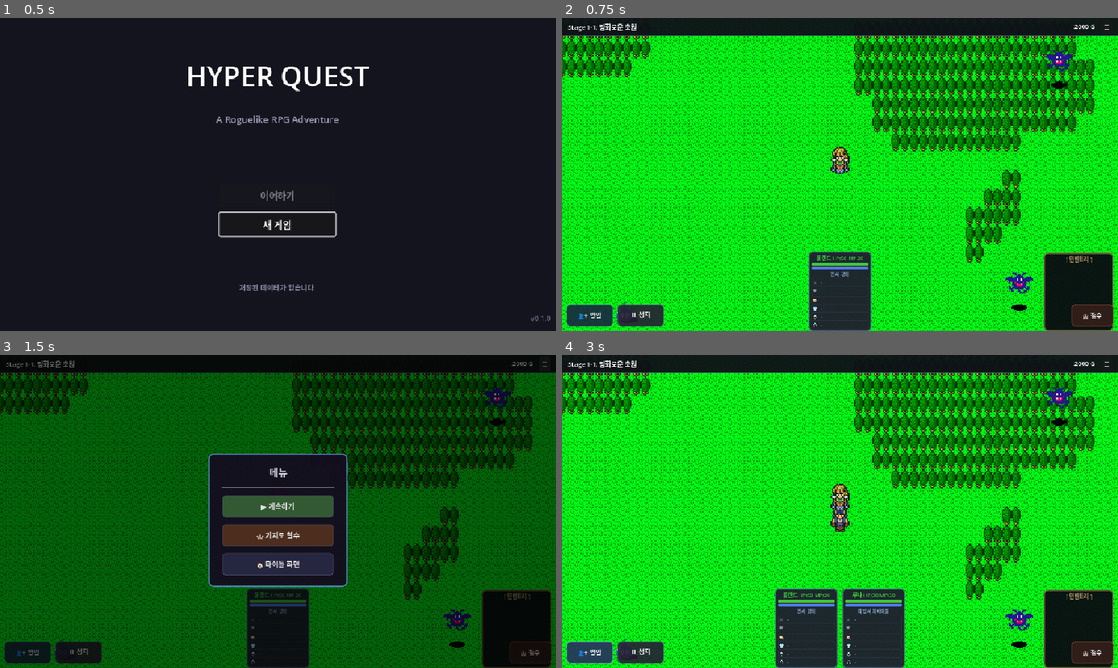
Above: before the commit, frames 1-4 (two rows, left to right).
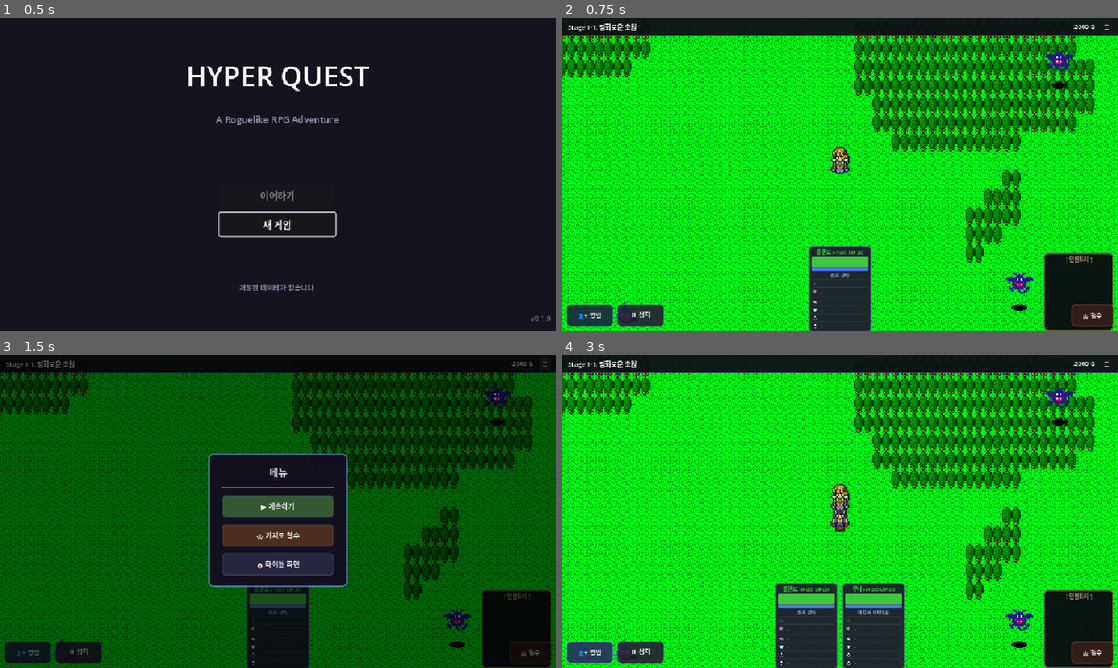
Above: after the commit, the same moments.

Repository: limmmmmmn/Appears-Appears
Game: Godot game, scene res://scenes/main/Main.tscn
Same seed, same stepped clock (60 frames per second), same inputs: the game is played once before the commit and once after it.
Inputs:
- Up to frame 1 (0.5 s): no input
- Up to frame 2 (0.75 s): click "새 게임" at 0.5 s
- Up to frame 3 (1.5 s): click "☰" at 1.25 s
- Up to frame 4 (3 s): click "🏰 철수" at 2 s; click "👤+ 영입" at 2.75 s

Frame 1 is identical in both runs. In frame 2, 0.7% of the frame differs, in the area x 44-56%, y 72-100%; in frame 3, 0.5%; in frame 4, 1.5%, in the area x 38-62%, y 72-100%.

Commit message:
HP바 3배 두껍게(6→18px), 잔상 색 빨강으로 변경
https://claude.ai/code/session_01LzmX6vSTcWcWe1rR4SRP8n

Diff:
--- a/scenes/ui/HeroCard.tscn
+++ b/scenes/ui/HeroCard.tscn
@@ -48,7 +48,7 @@
 
 [node name="HPBarWrap" type="Control" parent="Panel/VBox"]
 layout_mode = 2
-custom_minimum_size = Vector2(0, 6)
+custom_minimum_size = Vector2(0, 18)
 
 [node name="HPBarGhost" type="ProgressBar" parent="Panel/VBox/HPBarWrap"]
 unique_name_in_owner = true
--- a/scripts/ui/field/HeroCard.gd
+++ b/scripts/ui/field/HeroCard.gd
@@ -14,7 +14,7 @@
 const HP_COLOR_HIGH := Color(0.25, 0.78, 0.25)
 const HP_COLOR_MID  := Color(0.92, 0.72, 0.2)
 const HP_COLOR_LOW  := Color(0.92, 0.22, 0.22)
-const HP_GHOST_COLOR := Color(1.0, 0.55, 0.2)  # 잔상: 밝은 주황
+const HP_GHOST_COLOR := Color(1.0, 0.2, 0.2)  # 잔상: 밝은 빨강
 const MP_COLOR := Color(0.3, 0.5, 1.0)
 const MP_COLOR_LOW := Color(0.6, 0.4, 0.9)
 const MP_GHOST_COLOR := Color(0.65, 0.4, 0.95)  # 잔상: 밝은 보라
